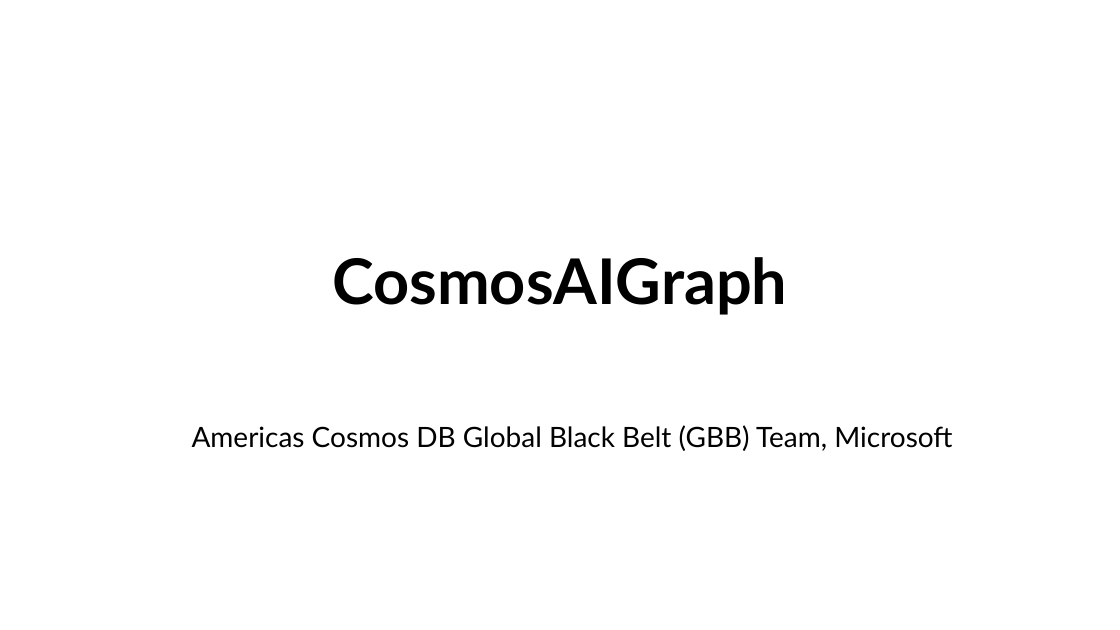
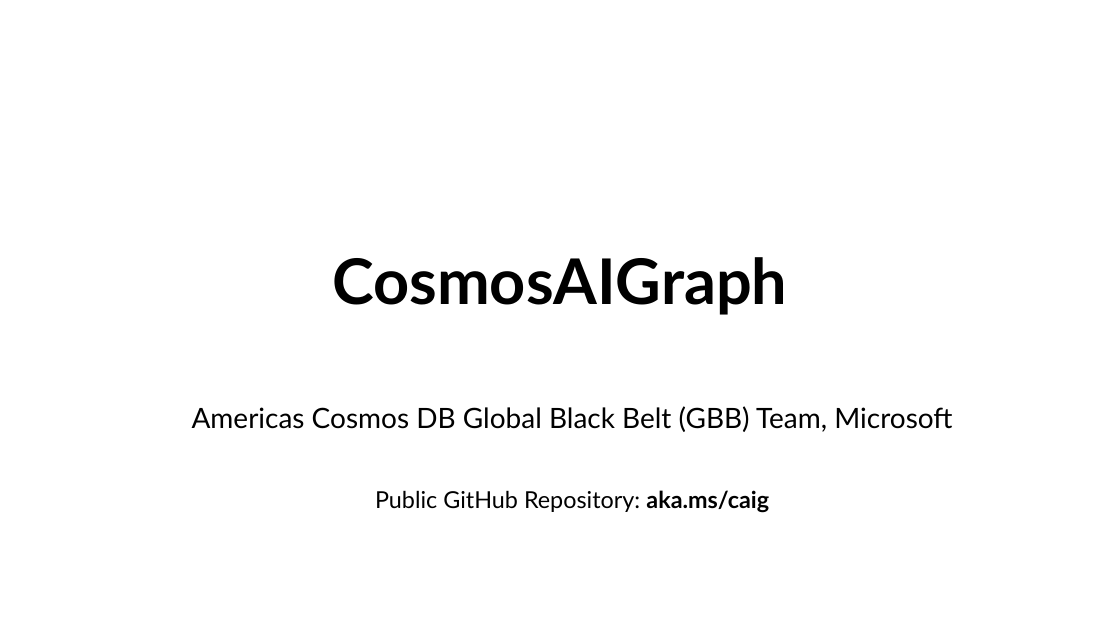
Before and after one commit to cjoakim/CosmosAIGraph, a slide deck: slide 1 of presentations/CosmosAIGraph-v2.pptx. Drawn at 1120x630 pixels with LibreOffice and Linux fonts; fonts in the diff are those of the drawing. Boxes give left, top, right and bottom in pixels: in the first picture for what was removed or moved away, otherwise in the second. Text is boxed around its words. In the diff, an @@ line names an element or a change of style, - is before the commit and + after.

```diff
--- a/presentations/CosmosAIGraph-v2.pptx
+++ b/presentations/CosmosAIGraph-v2.pptx
@@ subtitle "Americas Cosmos DB Global Black ..." moved from (x1=192, y1=425, x2=952, y2=451) to (x1=192, y1=406, x2=952, y2=513) @@
@@ subtitle at (x1=375, y1=490, x2=769, y2=513): paragraph added @@
+Public GitHub Repository: aka.ms/caig
```
Also in this commit, not shown: 2 other slides changed.
